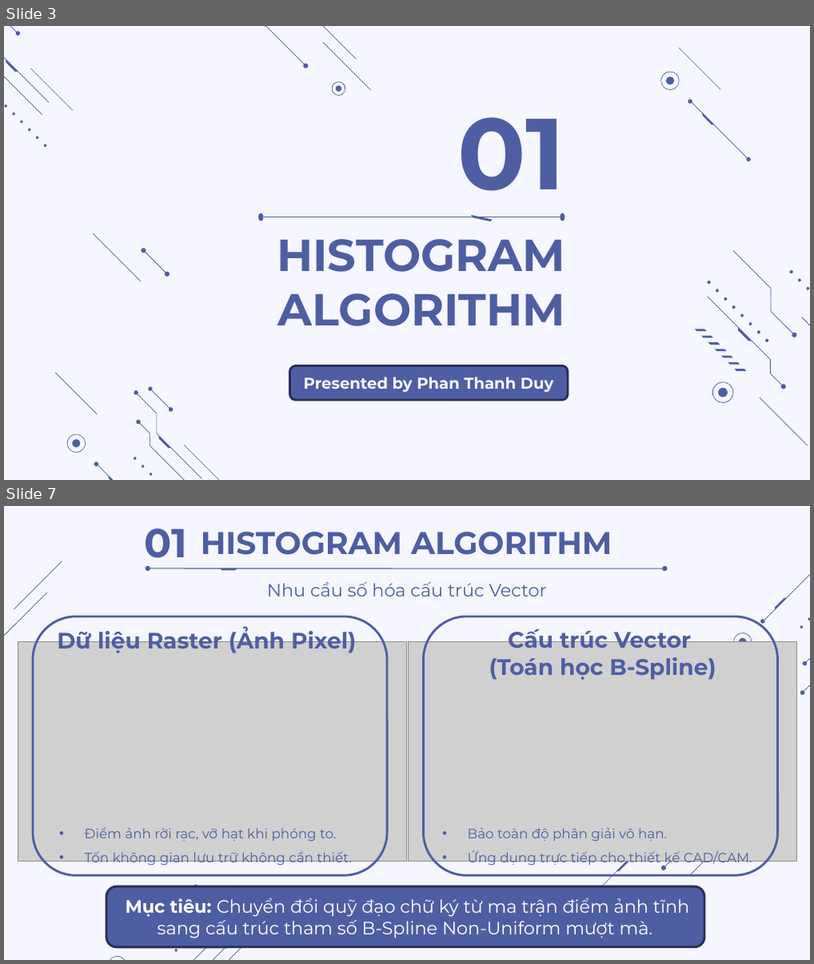
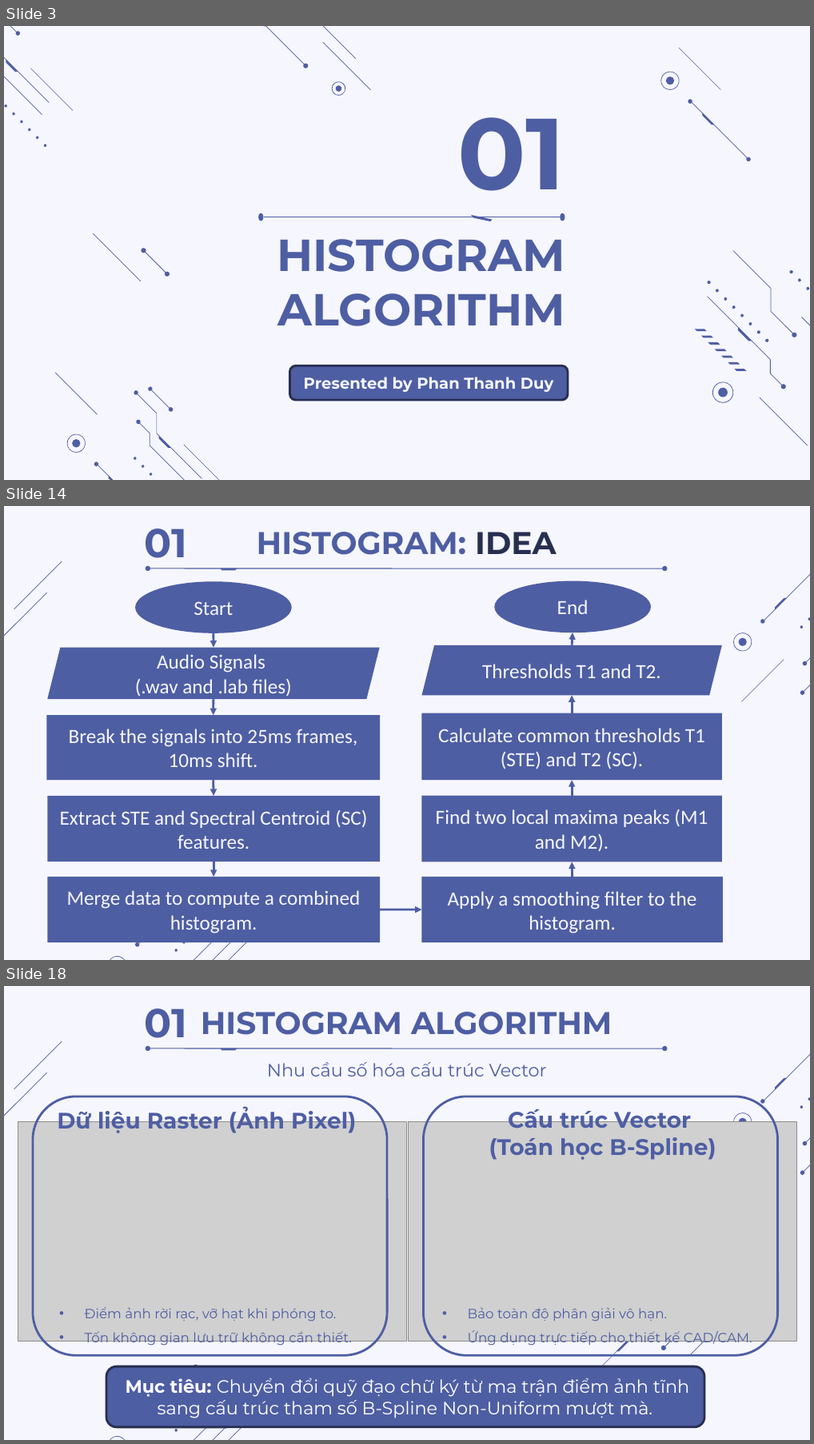
Before and after one commit to thdyqt/XLTHS, a slide deck: Slide.pptx. Shown one above the other, each under a label of ours: slides 3 and 7 before the commit, slides 3, 14 and 18 after it; the slides between them are not shown. The pictures are 814x964 and 814x1444 pixels, drawn with LibreOffice and Linux fonts; fonts in the diff are those of the drawing; grey boxes stand for pictures. Boxes give left, top, right and bottom in pixels: in the first picture for what was removed or moved away, otherwise in the second. Text is boxed around its words. In the diff, an @@ line names an element or a change of style, - is before the commit and + after.

```diff
--- a/Slide.pptx
+++ b/Slide.pptx
@@ slide 14 added at [4,506,810,960], background #F6F6FF; not listed: 20 template elements that a slide beside it also shows @@
@@ text added at [144,528,187,567], 36 pt, text #4E5EA3, bold @@
+01
@@ title added at [257,532,556,555], 28 pt, text #4E5EA3, bold @@
+HISTOGRAM: IDEA
@@ group added at [145,560,668,577]: 2 ellipses, 1 freeform shape, 1 line @@
@@ ellipse added at [135,582,292,633], fill #4E5EA3, 18 pt, text #F6F6FF @@
+Start
@@ ellipse added at [494,581,650,632], fill #4E5EA3, 18 pt, text #F6F6FF @@
+End
@@ parallelogram added at [47,647,380,699], fill #4E5EA3, 18 pt, text #F6F6FF @@
+Audio Signals
+(.wav and .lab files)
@@ arrow added from (214, 633) to (214, 647), #4E5EA3 2 pt @@
@@ parallelogram added at [422,644,722,695], fill #4E5EA3, 18 pt, text #F6F6FF @@
+Thresholds T1 and T2.
@@ arrow added from (573, 644) to (574, 632), #4E5EA3 2 pt @@
@@ freeform shape added at [742,660,785,701], fill #4E5EA3 @@
@@ arrow added from (573, 713) to (573, 695), #4E5EA3 2 pt @@
@@ rectangle added at [46,715,381,780], fill #4E5EA3, 18 pt, text #F6F6FF @@
+Break the signals into 25ms frames, 10ms shift.
@@ arrow added from (214, 699) to (214, 715), #4E5EA3 2 pt @@
@@ rectangle added at [422,713,722,780], fill #4E5EA3, 18 pt, text #F6F6FF @@
+Calculate common thresholds T1 (STE) and T2 (SC).
@@ arrow added from (214, 780) to (214, 796), #4E5EA3 2 pt @@
@@ arrow added from (573, 796) to (573, 780), #4E5EA3 2 pt @@
@@ rectangle added at [47,796,381,862], fill #4E5EA3, 18 pt, text #F6F6FF @@
+Extract STE and Spectral Centroid (SC) features.
@@ rectangle added at [422,796,722,862], fill #4E5EA3, 18 pt, text #F6F6FF @@
+Find two local maxima peaks (M1 and M2).
@@ arrow added from (214, 862) to (214, 876), #4E5EA3 2 pt @@
@@ arrow added from (573, 876) to (573, 862), #4E5EA3 2 pt @@
@@ rectangle added at [47,876,381,942], fill #4E5EA3, 18 pt, text #F6F6FF @@
+Merge data to compute a combined histogram.
@@ rectangle added at [422,876,722,942], fill #4E5EA3, 18 pt, text #F6F6FF @@
+Apply a smoothing filter to the histogram.
@@ freeform shape added at [182,893,234,943], fill #4E5EA3 @@
@@ arrow added from (380, 909) to (422, 909), #4E5EA3 2 pt @@
@@ what was slide 7 is now slide 18 @@
```
Also in this commit, not shown: 3 slides changed, 10 other slides added, 1 slide removed, 4 other files.
